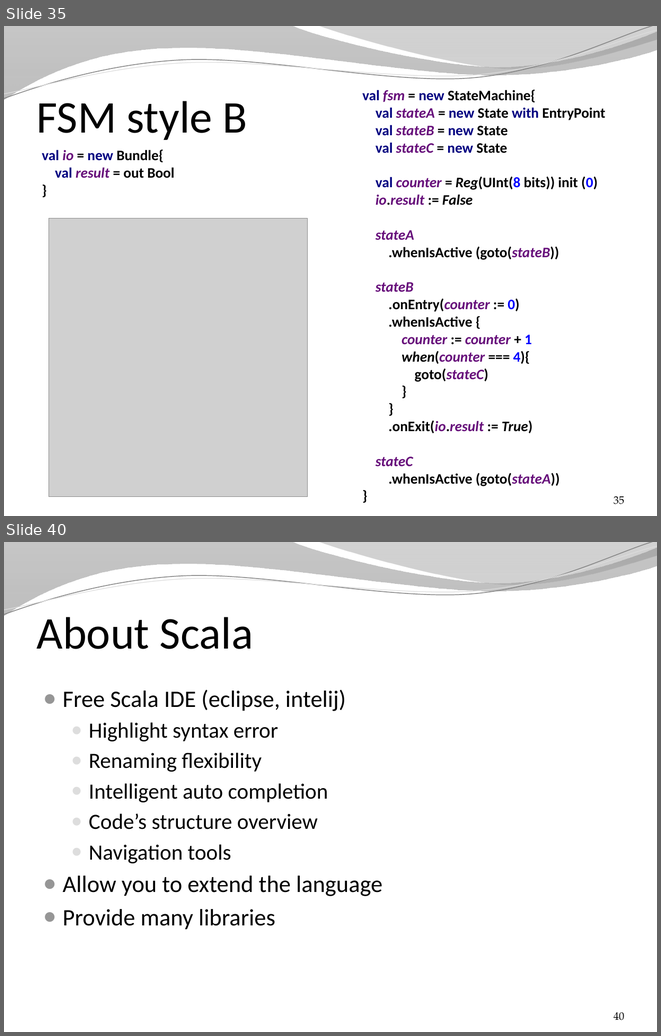
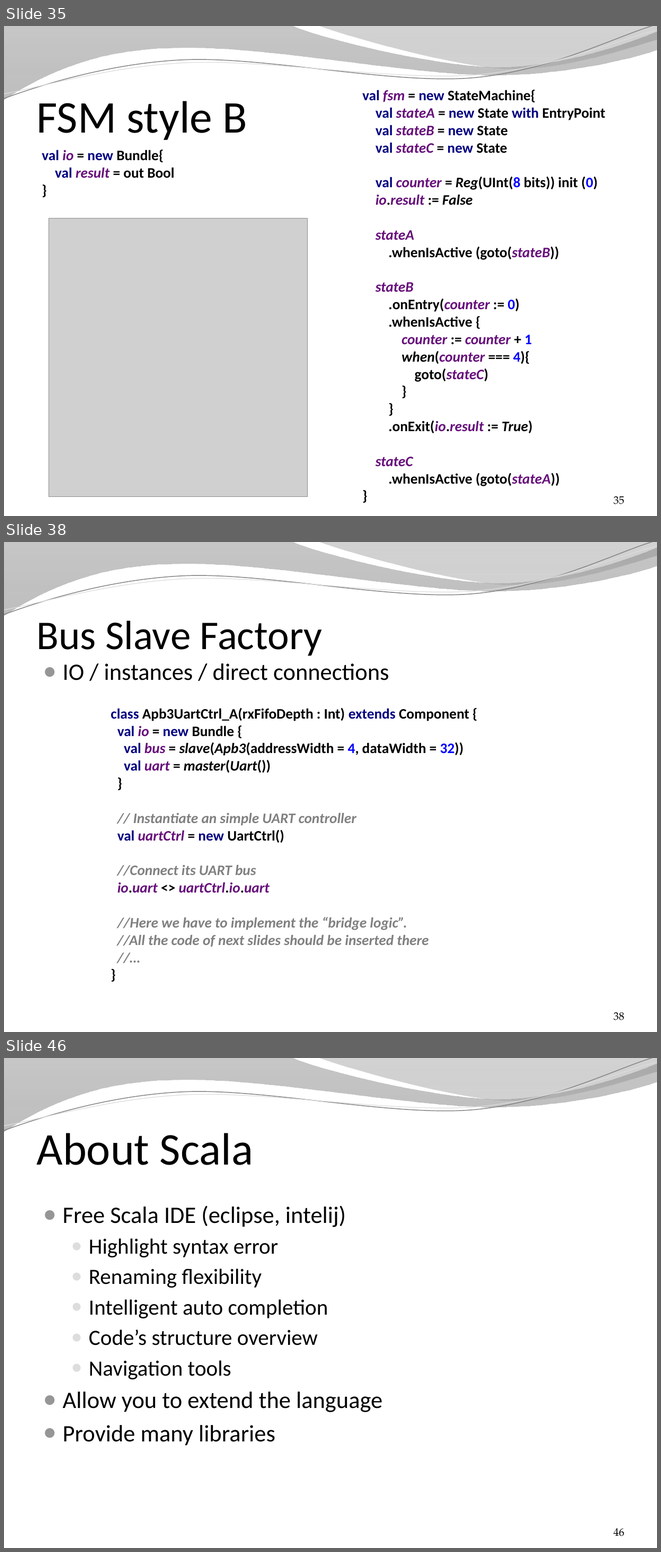
Before and after one commit to SpinalHDL/SpinalDoc, a slide deck: presentation/en/presentation.pptx. Shown one above the other, each under a label of ours: slides 35 and 40 before the commit, slides 35, 38 and 46 after it; the slides between them are not shown. The pictures are 661x1036 and 661x1552 pixels, drawn with LibreOffice and Linux fonts; fonts in the diff are those of the drawing; grey boxes stand for pictures; background and template pictures are left out. Boxes give left, top, right and bottom in pixels: in the first picture for what was removed or moved away, otherwise in the second. Text is boxed around its words. In the diff, an @@ line names an element or a change of style, - is before the commit and + after.

Commit message:
update presentation bus slave factory

```diff
--- a/presentation/en/presentation.pptx
+++ b/presentation/en/presentation.pptx
@@ slide 38 added at (4, 542, 657, 1032), background picture (left out); not listed: 4 template elements that a slide beside it also shows @@
@@ title added at (37, 620, 322, 656), 45 pt, text #000000 @@
+Bus Slave Factory
@@ text added at (63, 663, 389, 680), 26 pt, text #000000 @@
+● IO / instances / direct connections
@@ text added at (111, 708, 469, 946), 16 pt, text #808080, bold, italic @@
+class Apb3UartCtrl_A(rxFifoDepth : Int) extends Component {
+val io = new Bundle {
+val bus = slave(Apb3(addressWidth = 4, dataWidth = 32))
+val uart = master(Uart())
+}
+// Instantiate an simple UART controller
+val uartCtrl = new UartCtrl()
+//Connect its UART bus
+io.uart <> uartCtrl.io.uart
+//Here we have to implement the “bridge logic”.
+//All the code of next slides should be inserted there
+//…
+}
@@ page number added at (614, 1012, 624, 1020), 12 pt, text #000000 @@
+38
@@ what was slide 40 is now slide 46 @@
@@ page number at (614, 1528, 624, 1536): text changed @@
-40
+46
```
Also in this commit, not shown: 6 slides changed, 9 other slides added, 3 other files.
